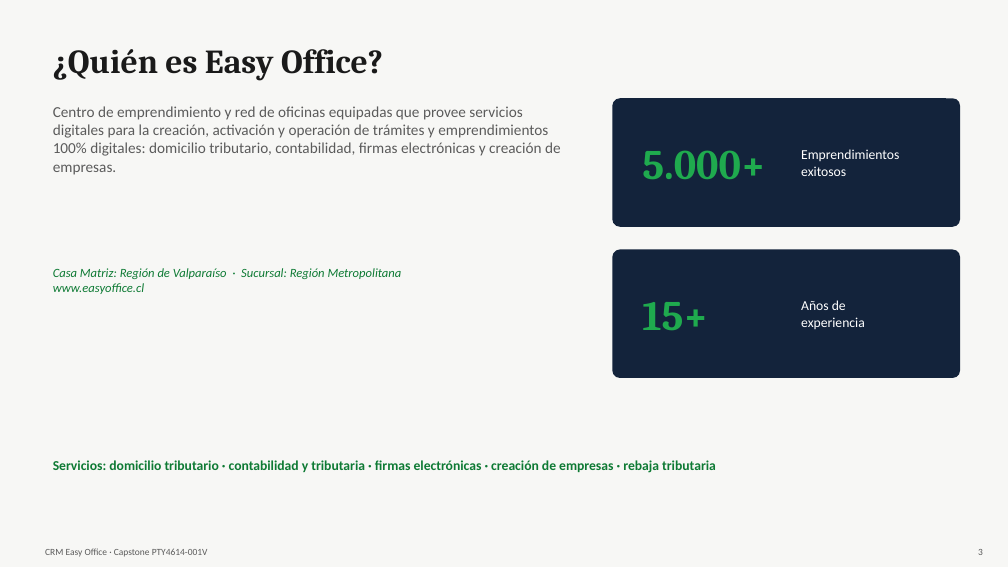
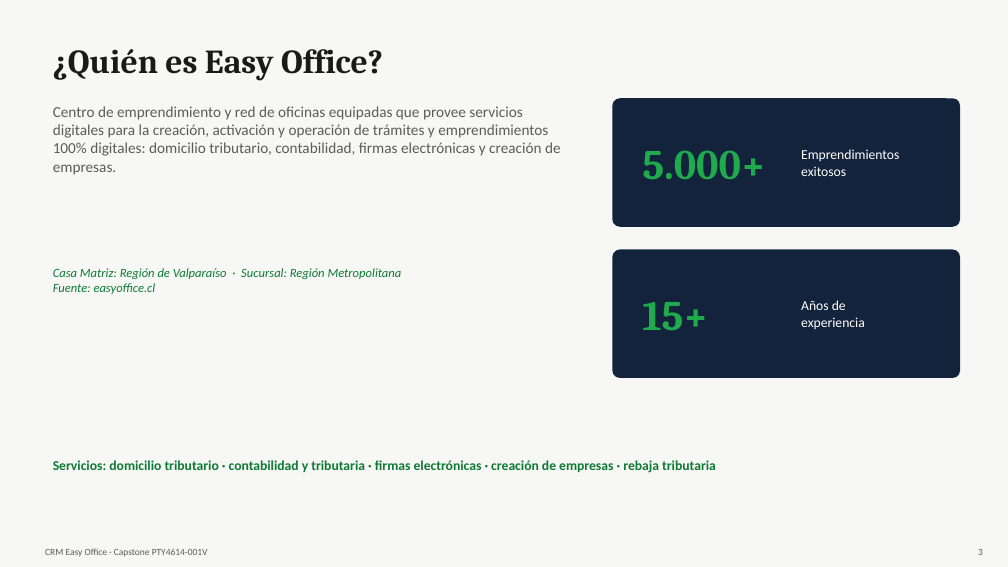
Before and after one commit to DiegoNavV/APT-Capstone_PirqueSpA, a slide deck: slide 3 of Fase 1/Evidencias Grupales/Presentacion_Proyecto.pptx. Drawn at 1008x567 pixels with LibreOffice and Linux fonts; fonts in the diff are those of the drawing. Boxes give left, top, right and bottom in pixels: in the first picture for what was removed or moved away, otherwise in the second. Text is boxed around its words. In the diff, an @@ line names an element or a change of style, - is before the commit and + after.

```diff
--- a/Fase 1/Evidencias Grupales/Presentacion_Proyecto.pptx
+++ b/Fase 1/Evidencias Grupales/Presentacion_Proyecto.pptx
@@ text at (53, 283, 156, 294): text changed @@
-www.easyoffice.cl
+Fuente: easyoffice.cl
```
Also in this commit, not shown: 1 other slide changed, 7 other files.
